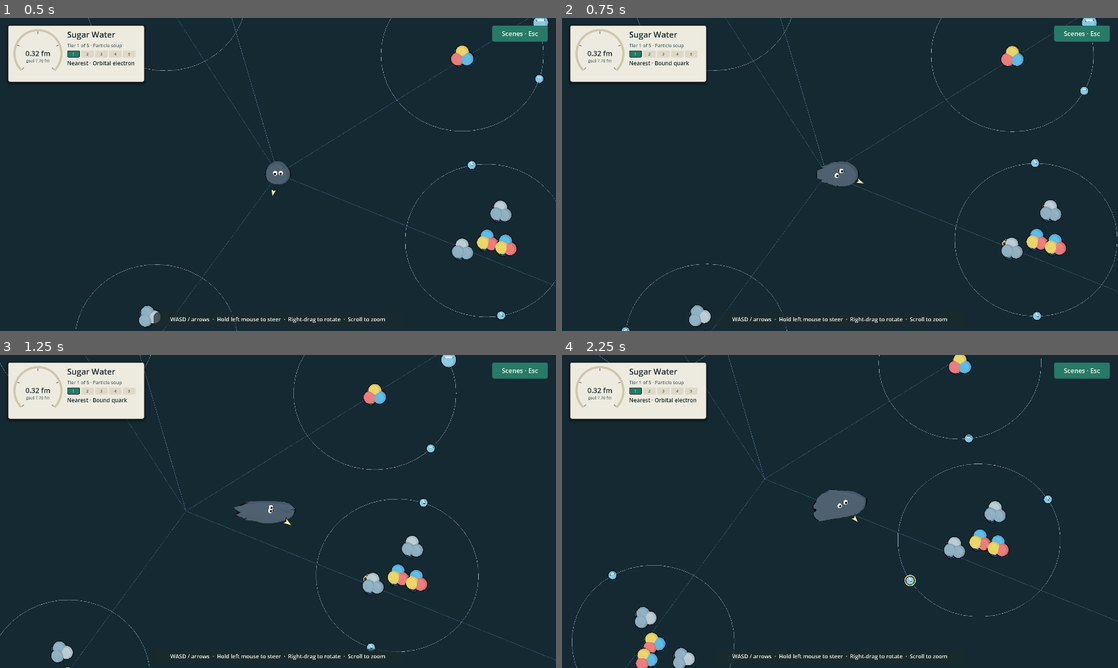
Above: before the commit, frames 1-4 (two rows, left to right).
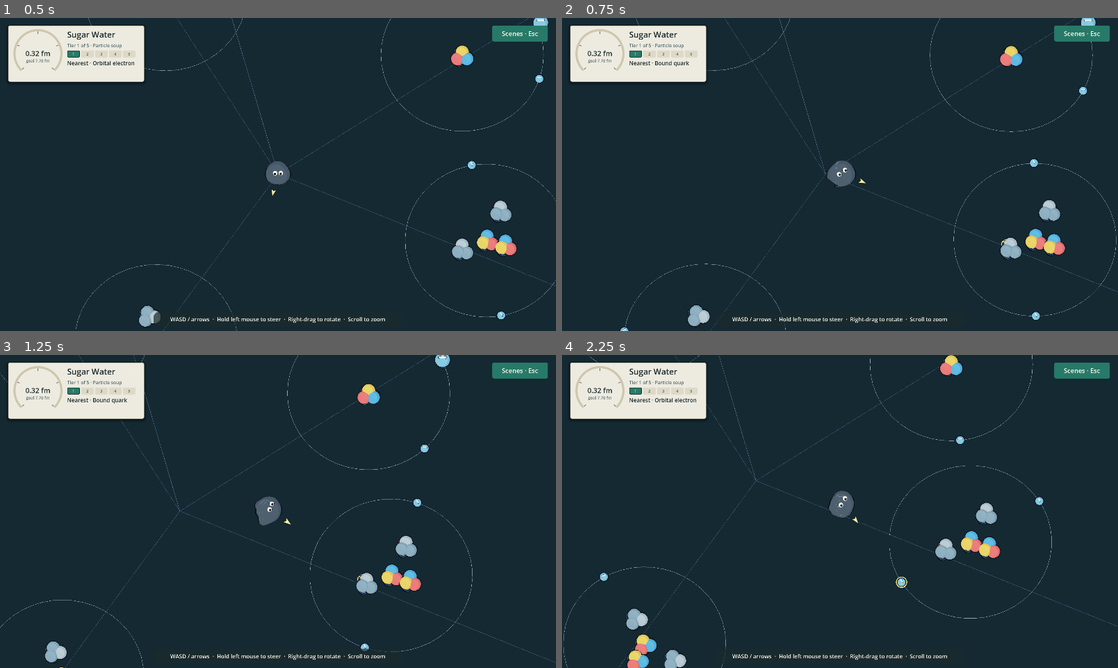
Above: after the commit, the same moments.

Repository: armantark/gray-goo
Game: Godot game, scene res://main.tscn
Same seed, same stepped clock (60 frames per second), same inputs: the game is played once before the commit and once after it.
Inputs (mouse positions are in pixels of both pictures, inside the frame that each line leads up to):
- Up to frame 1 (0.5 s): no input
- Up to frame 2 (0.75 s): move the mouse to (962, 158) at 0.52 s; hold D (move_right) from 0.53 s (still down); click (962, 158) at 0.67 s
- Up to frame 3 (1.25 s): keep holding D (move_right)
- Up to frame 4 (2.25 s): release D (move_right) at 1.25 s; drag from (728, 527) to (812, 574) at 1.27 s; move the mouse to (895, 442) at 2.02 s; hold D (move_right) from 2.03 s (still down)

Frame 1 is identical in both runs. In frame 2, 1.6% of the frame differs, in the area x 10-100%, y 0-100%; in frame 3, 2.9%; in frame 4, 4.2%, in the area x 0-100%, y 0-100%.

Commit message:
Stop the goo stretching to four widths long while it moves
At its full speed the shell stretched to 3.3 to 4.3 times its width, because trailing floor grips held their ground spot while the front ran ahead. Grips now travel with most of the body's motion while it is driven, so the shell keeps its old 1.5 to 1.8 widths at full speed, and it stops within 0.17 to 0.35 body lengths when released.

Diff:
--- a/src/goo_body.gd
+++ b/src/goo_body.gd
@@ -7,6 +7,9 @@
 const GRAY := Color(0.57, 0.61, 0.65)
 # Share of the propulsion blocked by an obstacle that turns along its surface.
 const SLIDE_TURN := 0.75
+# While driven, floor grips travel with most of the body's motion: grips fixed to the ground would
+# hold the shell to about half its commanded speed and stretch its tail to several widths long.
+const ANCHOR_FOLLOW := 0.85
 const OUTLINE_SHADER := """
 shader_type spatial;
 render_mode unshaded, cull_front;
@@ -96,7 +99,6 @@
 var _configured := false
 var _contact_radius: float = 0.0
 var _pressed: Array[Dictionary] = []
-var _bond_pull := Vector3.ZERO
 
 func configure(start: Vector3, starting_radius: float, ground_height: Callable,
 		obstacles: Callable, field: Rect2) -> void:
@@ -223,9 +225,9 @@
 		_release_time[i] = maxf(0.0, _release_time[i] - dt)
 		if _attached[i]:
 			_anchor_age[i] += dt * (travel_rate if moving else 0.35)
+			_anchors[i] += Vector3(desired.x, 0.0, desired.z) * dt * ANCHOR_FOLLOW * float(moving)
 	# Compliance scales with dt squared so a slow-motion step cannot release a full-speed spring.
 	var elasticity := pow(dt * Engine.physics_ticks_per_second * SUBSTEPS, 2.0)
-	var bond_release := float(moving)
 	for iteration in SOLVER_ITERATIONS:
 		_solve_edges(elasticity)
 		var reach_reaction := Vector3.ZERO
@@ -234,17 +236,13 @@
 			var extension := ((_swing_targets[i] - _points[i]) * _swing_weights[i] * reach_strength).limit_length(radius * maxf(3.0, travel_rate * 1.8) * dt / SOLVER_ITERATIONS)
 			_points[i] += extension
 			reach_reaction += extension
-		# Reaching deforms the same shell. While driven, floor bonds only bend it toward where it
-		# gripped, because their mean pull held the whole body to about half its commanded speed;
-		# released, they brake it. The last pass's pull carries into the next substep.
-		reach_reaction = reach_reaction / _points.size() + _bond_pull * bond_release
+		# Reaching deforms the same shell; only its floor bonds supply a net pull.
+		reach_reaction /= _points.size()
 		for i in _points.size():
 			_points[i] -= reach_reaction
 		_solve_volume(center, elasticity)
-		_bond_pull = Vector3.ZERO
 		for i in _points.size():
 			_solve_contact(i, solids, dt, iteration == SOLVER_ITERATIONS - 1)
-		_bond_pull = Vector3(_bond_pull.x, 0.0, _bond_pull.z) / _points.size()
 	center = Vector3.ZERO
 	for point in _points:
 		center += point
@@ -383,9 +381,7 @@
 			_attached[i] = 0
 			_release_time[i] = radius * 0.25 / maxf(_drive.length() * _speed, radius)
 		else:
-			var held := point.lerp(_anchors[i], 0.68)
-			_bond_pull += held - point
-			point = held
+			point = point.lerp(_anchors[i], 0.68)
 	elif _swing_weights[i] < 0.35 and (was_below or (planted and point.y - floor_y < radius * 0.12)) and (planted or _release_time[i] <= 0.0):
 		point.y = floor_y
 		_attached[i] = 1
